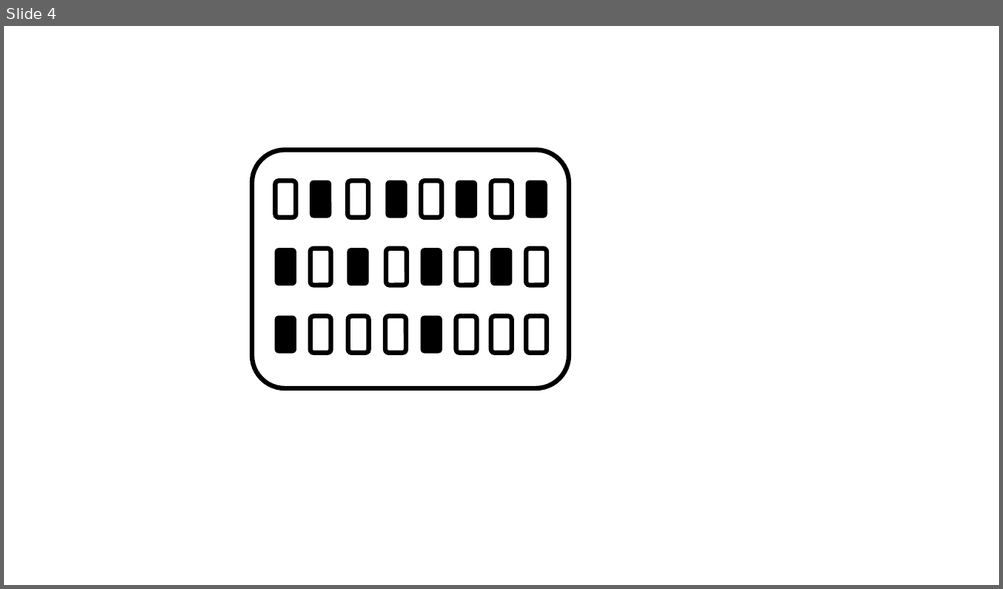
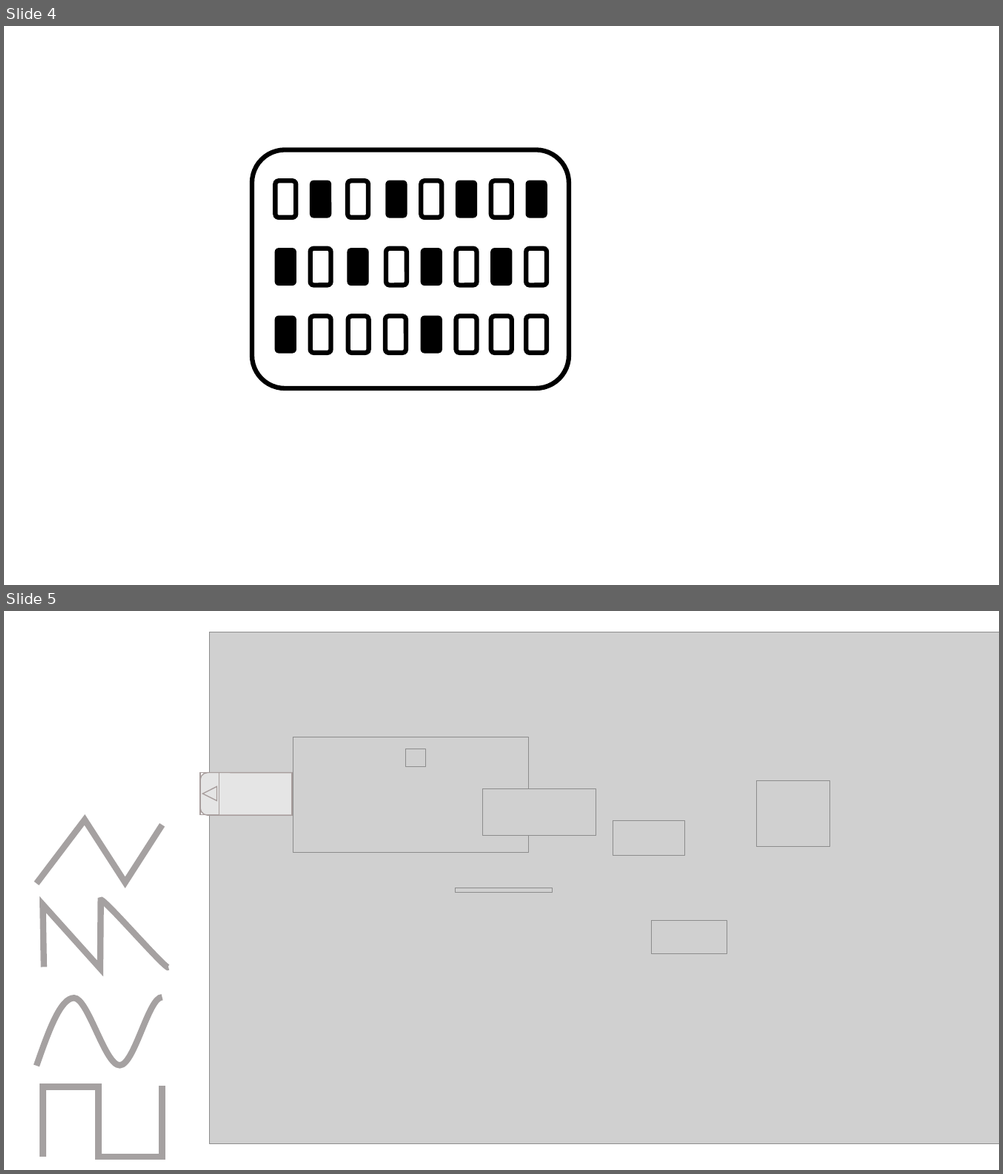
Before and after one commit to GeoCoderDev/2O-SINTH, a slide deck: Recursos.pptx. Shown one above the other, each under a label of ours: slide 4 before the commit, slides 4 and 5 after it. The pictures are 1003x589 and 1003x1174 pixels, drawn with LibreOffice and Linux fonts; fonts in the diff are those of the drawing; grey boxes stand for pictures; background and template pictures are left out. Boxes give left, top, right and bottom in pixels: in the first picture for what was removed or moved away, otherwise in the second. Text is boxed around its words. In the diff, an @@ line names an element or a change of style, - is before the commit and + after.

```diff
--- a/Recursos.pptx
+++ b/Recursos.pptx
@@ slide 5 added at <box>4,611,999,1170</box>, background #FFFFFF @@
@@ picture added at <box>210,632,999,1145</box> @@
@@ picture added at <box>293,737,529,853</box> @@
@@ picture added at <box>406,749,426,767</box> @@
@@ rounded rectangle added at <box>200,773,304,815</box>, fill #E5E5E5, outline #A89E9D 1 pt @@
@@ action button back previous added at <box>200,773,219,815</box>, outline #A89E9D 1 pt @@
@@ action button back previous added at <box>292,774,310,815</box>, outline #A89E9D 1 pt @@
@@ picture added at <box>756,781,829,847</box> @@
@@ picture added at <box>482,789,596,835</box> @@
@@ freeform shape added at <box>37,820,162,883</box>, outline #A5A1A1 6 pt @@
@@ picture added at <box>613,820,685,856</box> @@
@@ picture added at <box>455,889,552,893</box> @@
@@ freeform shape added at <box>42,900,168,969</box>, outline #A5A1A1 6 pt @@
@@ picture added at <box>651,920,727,954</box> @@
@@ freeform shape added at <box>37,997,162,1066</box>, outline #A5A1A1 6 pt @@
@@ freeform shape added at <box>42,1086,162,1157</box>, outline #A5A1A1 6 pt @@
```
Also in this commit, not shown: 10 other files.
